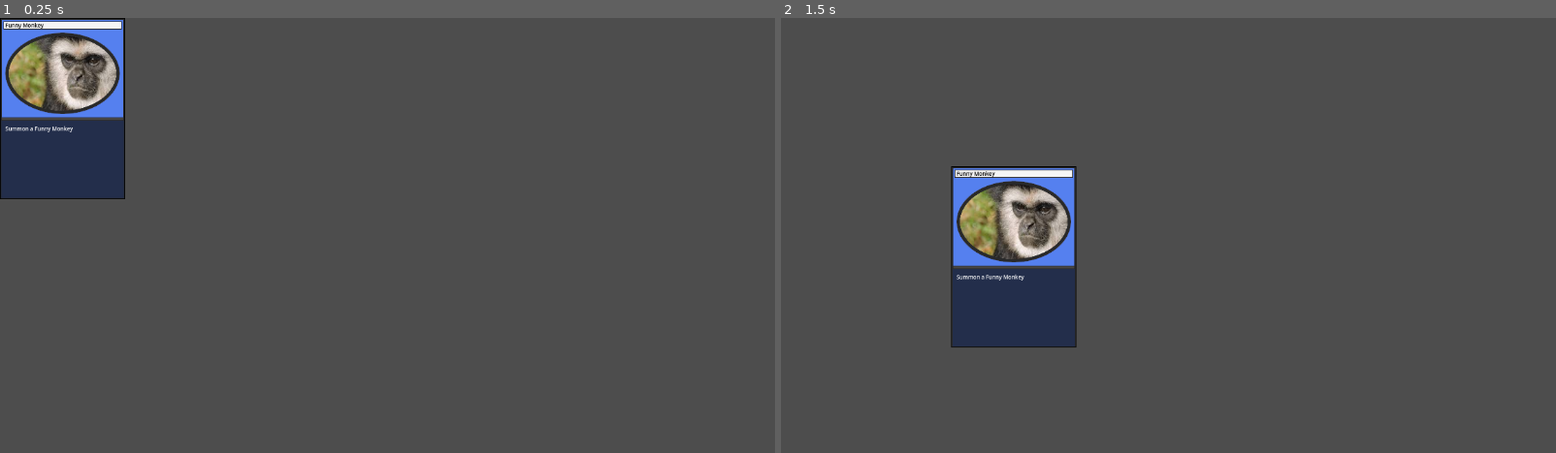
Above: before the commit, frames 1-2 (left to right).
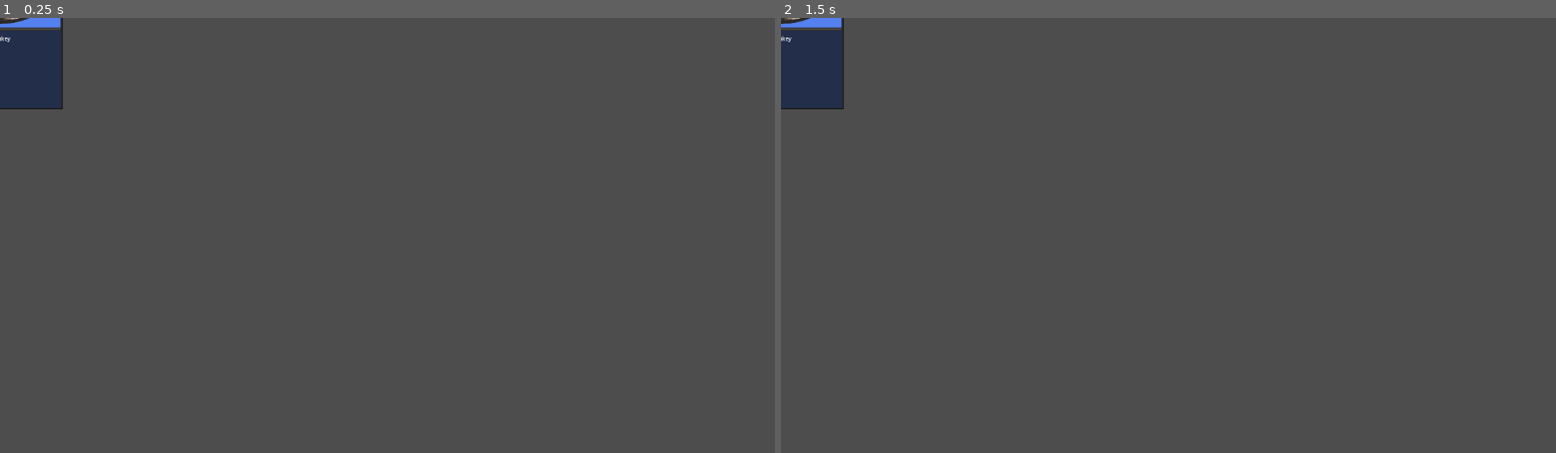
Above: after the commit, the same moments.

Repository: CameronMillar-code/Cards
Game: Godot game, scene res://Card.tscn
Same seed, same stepped clock (60 frames per second), same inputs: the game is played once before the commit and once after it. The project has no main scene, so this scene is started directly.
Inputs (mouse positions are in pixels of both pictures, inside the frame that each line leads up to):
- Up to frame 1 (0.25 s): no input
- Up to frame 2 (1.5 s): tap Enter (ui_accept) at 0.5, 0.77, 0.8, 1.07, 1.25, 1.35 s; move the mouse to (843, 109) at 0.52 s; press the mouse at (843, 109) at 0.53 s; move the mouse to (1013, 257) at 1.27 s; release the mouse at (1013, 257) at 1.28 s

The runs differ from the first frame. In frame 1, 6.4% of the frame differs, in the area x 0-17%, y 0-42%; in frame 2, 7.9%, in the area x 0-39%, y 0-76%.

Commit message:
added the ability to play cards

Diff:
--- a/Card.gd
+++ b/Card.gd
@@ -11,7 +11,6 @@
 
 func _on_drag(viewport, event, shape_idx):
 	if event.is_action_pressed("ui_click"):
-		print(event)
 		viewport.set_input_as_handled()
 		previous_mouse_position = event.position
 		dragging = true
--- a/Card.tscn
+++ b/Card.tscn
@@ -15,7 +15,6 @@
 font_size = 8
 
 [node name="Card" type="Area2D"]
-position = Vector2(93, 134)
 script = ExtResource("1_762jl")
 metadata/_edit_group_ = true
 
--- /dev/null
+++ b/Field.gd
@@ -0,0 +1,22 @@
+extends Node
+
+var minion_instance = load("res://minion.tscn")
+var friendly_minions = []
+
+# Called when the node enters the scene tree for the first time.
+func _ready():
+	pass # Replace with function body.
+
+func _input(event):
+	if event.is_action_released("ui_click"):
+		for i in range(len($Hand.card_array)):
+			if $Hand.card_array[i].position.y < get_viewport().size.y - 400:
+				$Hand._remove_card(i)
+				var minion_instance_node = minion_instance.instantiate()
+				minion_instance_node.position.x = 137* len(friendly_minions)
+				add_child(minion_instance_node)
+				friendly_minions.append(minion_instance_node)
+				break
+# Called every frame. 'delta' is the elapsed time since the previous frame.
+func _process(delta):
+	pass
--- /dev/null
+++ b/Field.tscn
@@ -0,0 +1,9 @@
+[gd_scene load_steps=3 format=3 uid="uid://csg6cg48gvsp7"]
+
+[ext_resource type="Script" path="res://Field.gd" id="1_ujflr"]
+[ext_resource type="PackedScene" uid="uid://df0167npu4we" path="res://Hand.tscn" id="2_32c5u"]
+
+[node name="Field" type="Node"]
+script = ExtResource("1_ujflr")
+
+[node name="Hand" parent="." instance=ExtResource("2_32c5u")]
--- a/Hand.gd
+++ b/Hand.gd
@@ -1,8 +1,8 @@
 extends Node2D
 
 var card_instance = load("res://Card.tscn")
-var hand_left = 200
-var hand_right = 940
+var hand_left
+var hand_right
 var card_array = []
 var max_hand_size = 10
 #scalars for the width of the hand, so the cards group together
@@ -13,20 +13,28 @@
 	pass # Replace with function body.
 
 func _input(event):
+	#spawns a card when space or enter is pressed, for the sake of testing
 	if event.is_action_pressed("ui_accept") and len(card_array) < max_hand_size:
 		var card_instance_node = card_instance.instantiate()
-		card_instance_node.position = Vector2(550, 750)
 		add_child(card_instance_node)
 		card_array.append(card_instance_node)
 
+	#removes one of the cards when escape is pressed, for the sake of testing
 	if event.is_action_pressed("ui_cancel") and len(card_array) > 0:
 		var deleted = card_array.pop_back()
 		deleted.queue_free()
+
+#removes a card from the hand given the id for the card
+func _remove_card(id):
+	var deleted = card_array.pop_at(id)
+	deleted.queue_free()
+
 # Called every frame. 'delta' is the elapsed time since the previous frame.
-
 func _process(delta):
+	#calculate edges of the hand given the hand size
 	hand_right = get_viewport().size.x * hand_widths[len(card_array)-1]
 	hand_left = get_viewport().size.x - hand_right
+	#calculate the spacing between each of the cards using the hand width
 	var spacing = (hand_right - hand_left) / (len(card_array)+1)
 	for i in range(len(card_array)):
 		if card_array[i].dragging == false and (card_array[i].position.y > get_viewport().size.y - 400 or card_array[i].playable == false):
--- /dev/null
+++ b/minion.gd
@@ -0,0 +1,13 @@
+extends Area2D
+
+@export var attack = 0
+@export var health = 0
+# Called when the node enters the scene tree for the first time.
+func _ready():
+	$AttackText.text = str(attack)
+	$HealthText.text = str(health)
+
+
+# Called every frame. 'delta' is the elapsed time since the previous frame.
+func _process(delta):
+	pass
--- /dev/null
+++ b/minion.tscn
@@ -0,0 +1,56 @@
+[gd_scene load_steps=7 format=3 uid="uid://dixeiw5xajiin"]
+
+[ext_resource type="Texture2D" uid="uid://d26cgys3rtra6" path="res://Gibbon.jpg" id="1_d4kpd"]
+[ext_resource type="Script" path="res://minion.gd" id="1_dg1u7"]
+[ext_resource type="Texture2D" uid="uid://1s3ghbi7hffh" path="res://StatCircle.png" id="2_p7pag"]
+
+[sub_resource type="RectangleShape2D" id="RectangleShape2D_rale0"]
+size = Vector2(137, 92)
+
+[sub_resource type="LabelSettings" id="LabelSettings_dwnlr"]
+font_size = 15
+font_color = Color(0, 0, 0, 1)
+
+[sub_resource type="LabelSettings" id="LabelSettings_1bkqa"]
+font_size = 15
+font_color = Color(0, 0, 0, 1)
+
+[node name="Minion" type="Area2D"]
+position = Vector2(68, 46)
+script = ExtResource("1_dg1u7")
+attack = 1
+health = 3
+metadata/_edit_group_ = true
+
+[node name="Art" type="Sprite2D" parent="."]
+position = Vector2(0.500001, -2.72691e-06)
+scale = Vector2(0.498182, 0.502732)
+texture = ExtResource("1_d4kpd")
+
+[node name="CollisionShape2D" type="CollisionShape2D" parent="."]
+position = Vector2(0.5, 0)
+shape = SubResource("RectangleShape2D_rale0")
+
+[node name="AttackCircle" type="Sprite2D" parent="."]
+position = Vector2(-52.955, 31.335)
+texture = ExtResource("2_p7pag")
+
+[node name="HealthCircle" type="Sprite2D" parent="."]
+position = Vector2(53.815, 31.24)
+texture = ExtResource("2_p7pag")
+
+[node name="AttackText" type="Label" parent="."]
+offset_left = -57.085
+offset_top = 20.24
+offset_right = -17.085
+offset_bottom = 43.24
+text = "0"
+label_settings = SubResource("LabelSettings_dwnlr")
+
+[node name="HealthText" type="Label" parent="."]
+offset_left = 49.35
+offset_top = 20.0
+offset_right = 89.35
+offset_bottom = 43.0
+text = "0"
+label_settings = SubResource("LabelSettings_1bkqa")
Binary file added: StatCircle.png
Not shown, added: StatCircle.png.import
